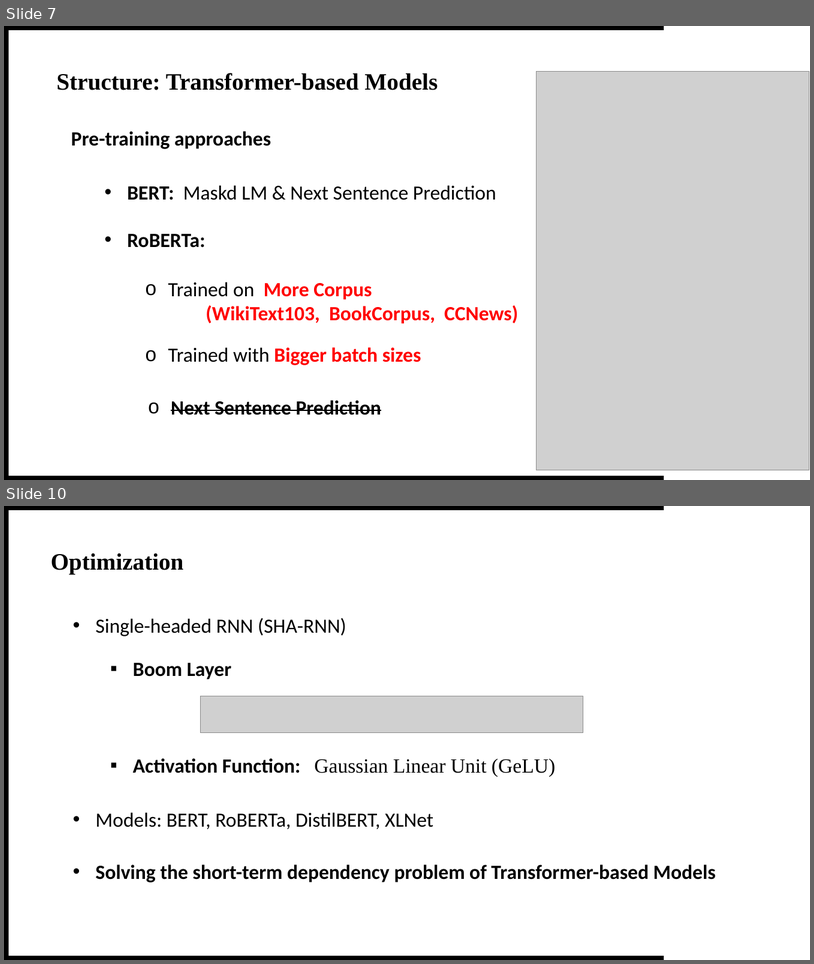
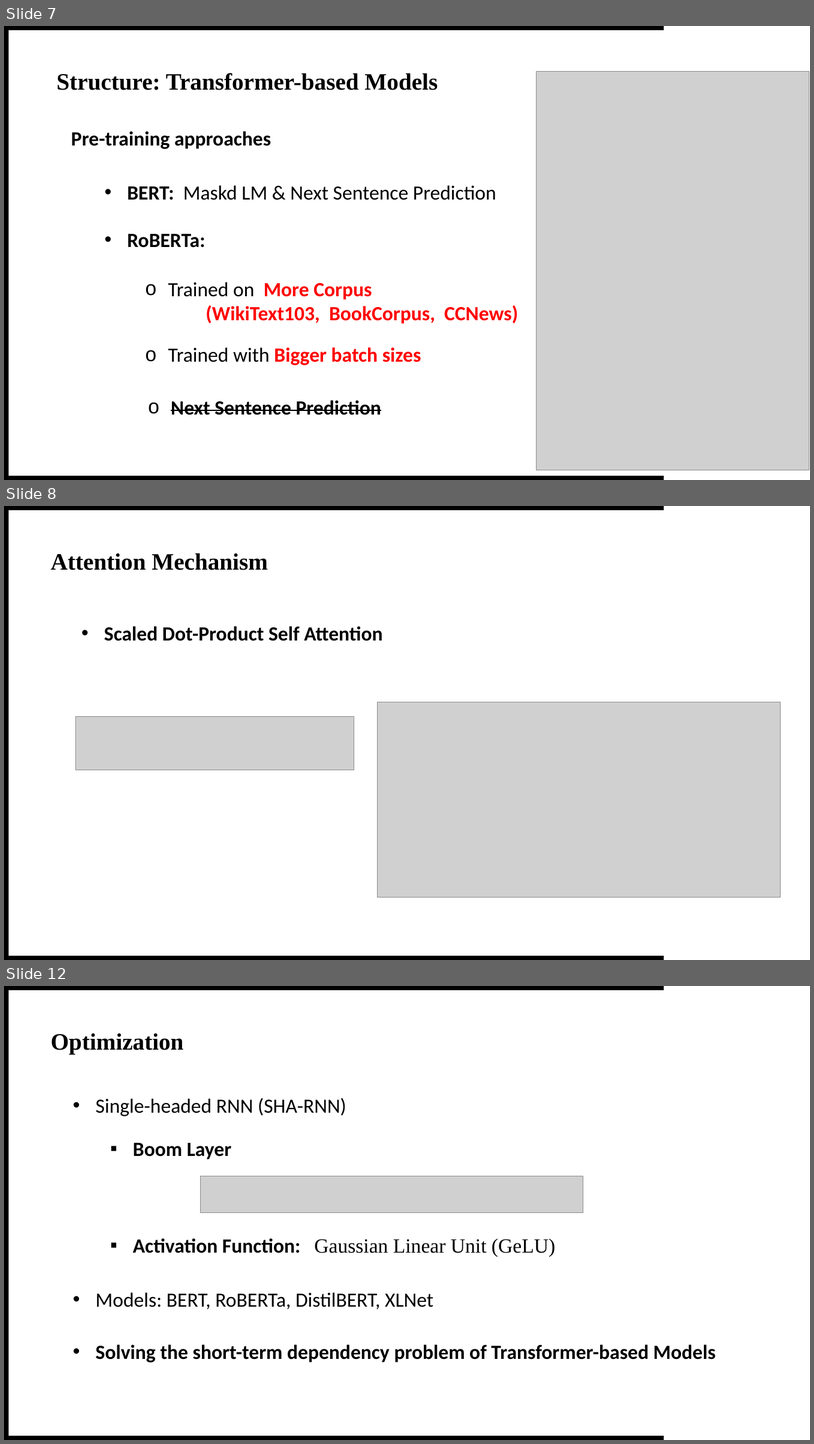
Before and after one commit to theQuert/inlpfun, a slide deck: Lab/投影片.pptx. Shown one above the other, each under a label of ours: slides 7 and 10 before the commit, slides 7, 8 and 12 after it; the slides between them are not shown. The pictures are 814x964 and 814x1444 pixels, drawn with LibreOffice and Linux fonts; fonts in the diff are those of the drawing; grey boxes stand for pictures. Boxes give left, top, right and bottom in pixels: in the first picture for what was removed or moved away, otherwise in the second. Text is boxed around its words. In the diff, an @@ line names an element or a change of style, - is before the commit and + after.

```diff
--- a/Lab/投影片.pptx
+++ b/Lab/投影片.pptx
@@ slide 8 added at <box>4,506,810,960</box>, background #FFFFFF; not listed: 3 template elements that a slide beside it also shows @@
@@ text added at <box>51,553,268,570</box>, 28 pt, text #000000, bold @@
+Attention Mechanism
@@ text added at <box>104,626,383,641</box>, 24 pt, text #000000, bold @@
+• Scaled Dot-Product Self Attention
@@ picture added at <box>378,702,782,897</box> @@
@@ picture added at <box>75,717,354,771</box> @@
@@ what was slide 10 is now slide 12 @@
```
Also in this commit, not shown: 3 slides changed, 1 other slide added.
